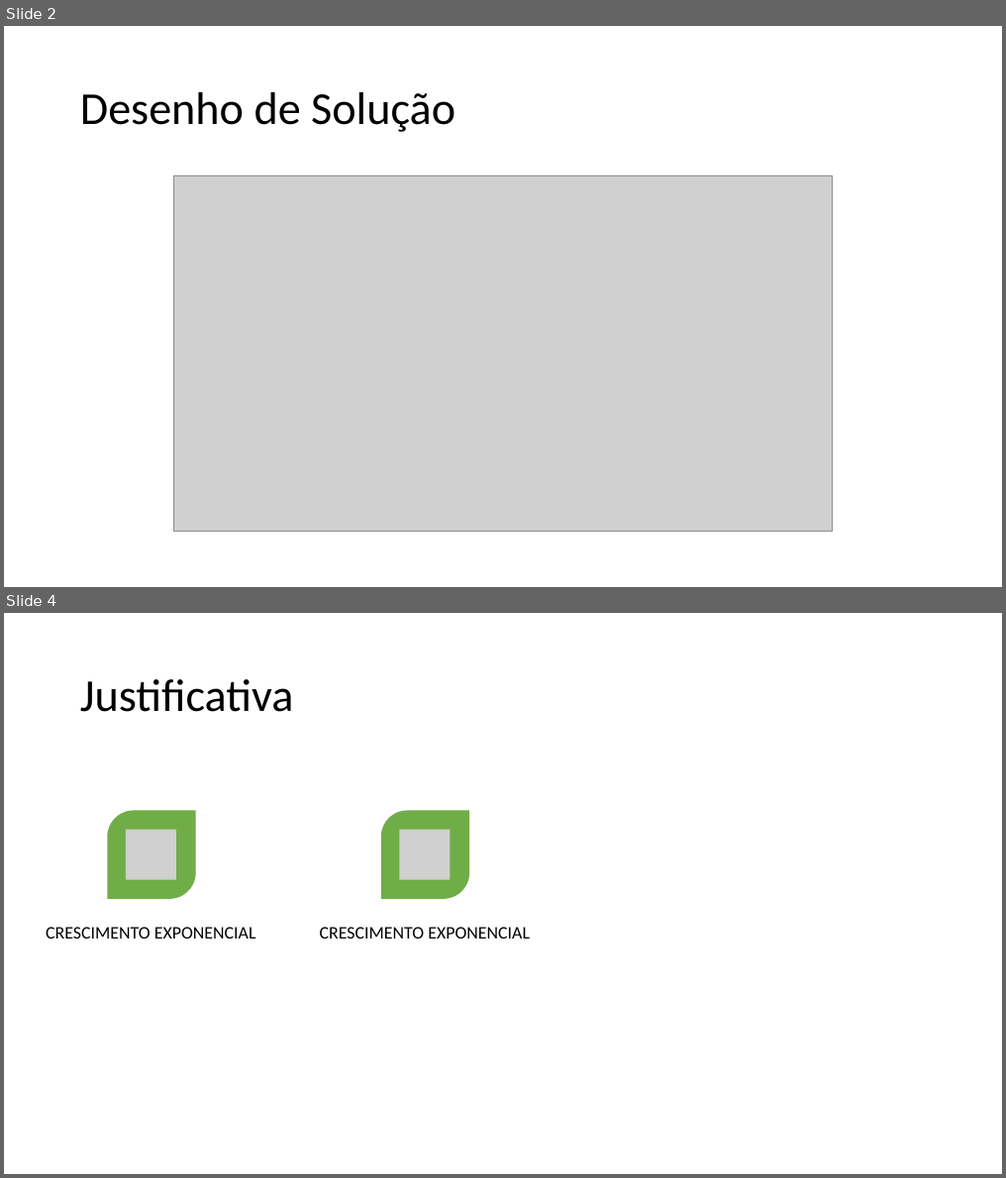
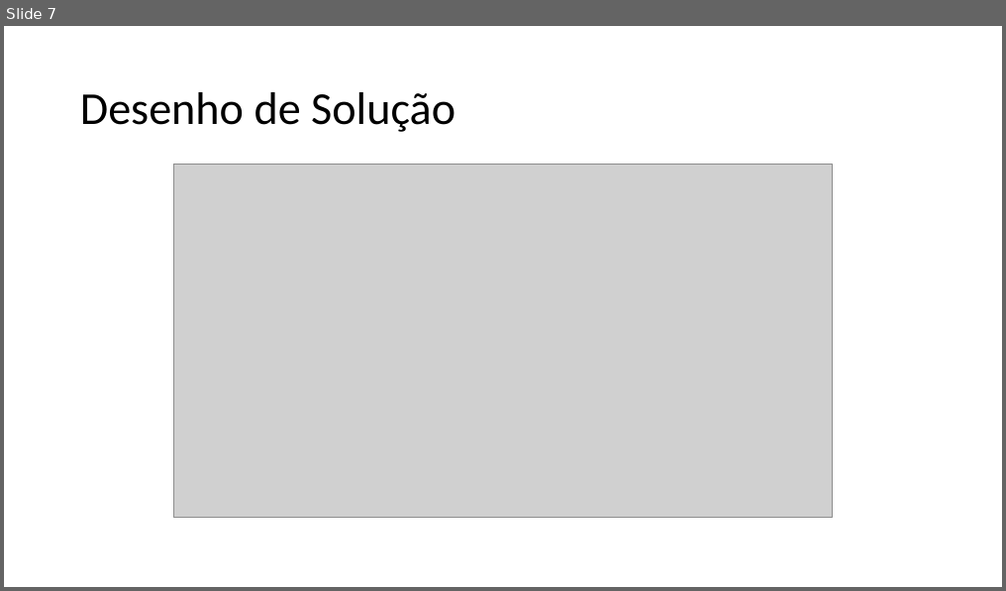
Before and after one commit to BandTec/project-hunter, a slide deck: Documentação/Apresentação.pptx. Shown one above the other, each under a label of ours: slides 2 and 4 before the commit, slide 7 after it; the slides between them are not shown. The pictures are 1006x1178 and 1006x591 pixels, drawn with LibreOffice and Linux fonts; fonts in the diff are those of the drawing; grey boxes stand for pictures. Boxes give left, top, right and bottom in pixels: in the first picture for what was removed or moved away, otherwise in the second. Text is boxed around its words. In the diff, an @@ line names an element or a change of style, - is before the commit and + after.

```diff
--- a/Documentação/Apresentação.pptx
+++ b/Documentação/Apresentação.pptx
@@ slide 4 removed at [4, 613, 1002, 1174], background #FFFFFF @@
@@ title removed at [80, 679, 294, 712] @@
-Justificativa
@@ round diag rect removed at [107, 811, 196, 899] @@
@@ round diag rect removed at [381, 811, 469, 899] @@
@@ picture removed at [126, 830, 177, 880] @@
@@ picture removed at [399, 830, 450, 880] @@
@@ text removed at [46, 927, 256, 939] @@
-CRESCIMENTO EXPONENCIAL
@@ text removed at [320, 927, 530, 939] @@
-CRESCIMENTO EXPONENCIAL
@@ what was slide 2 is now slide 7 @@
@@ slide 7 changed as well @@
@@ picture: place and size @@
-picture at [174, 175, 833, 532]
+picture at [174, 165, 833, 518]
```
Also in this commit, not shown: 3 other slides changed, 6 slides added, 2 other files.
